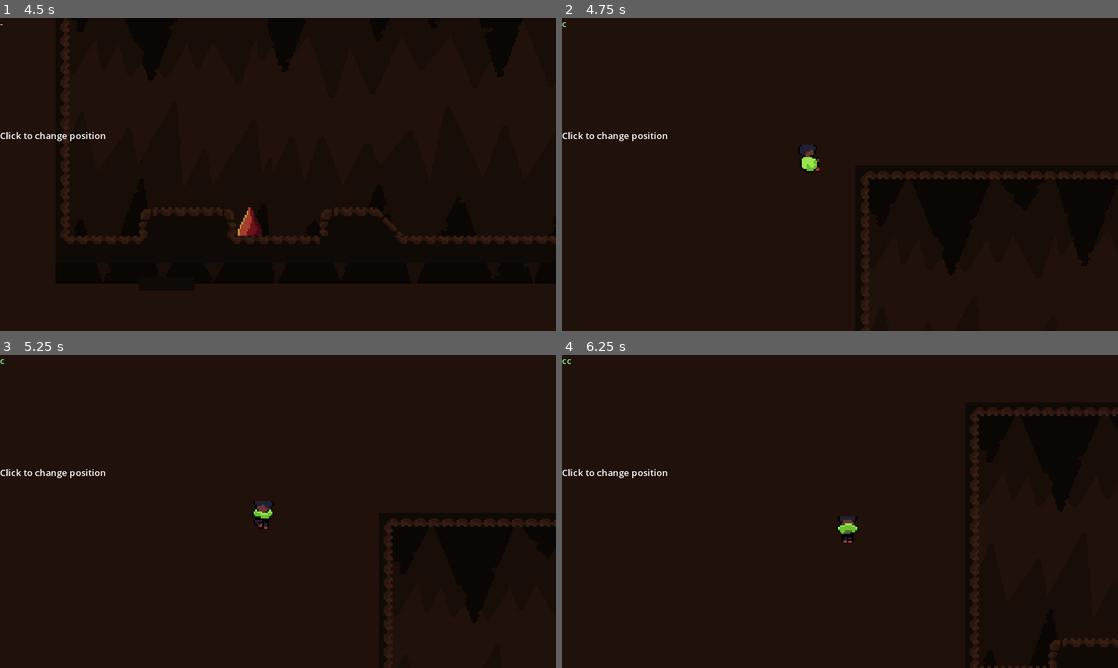
Above: before the commit, frames 1-4 (two rows, left to right).
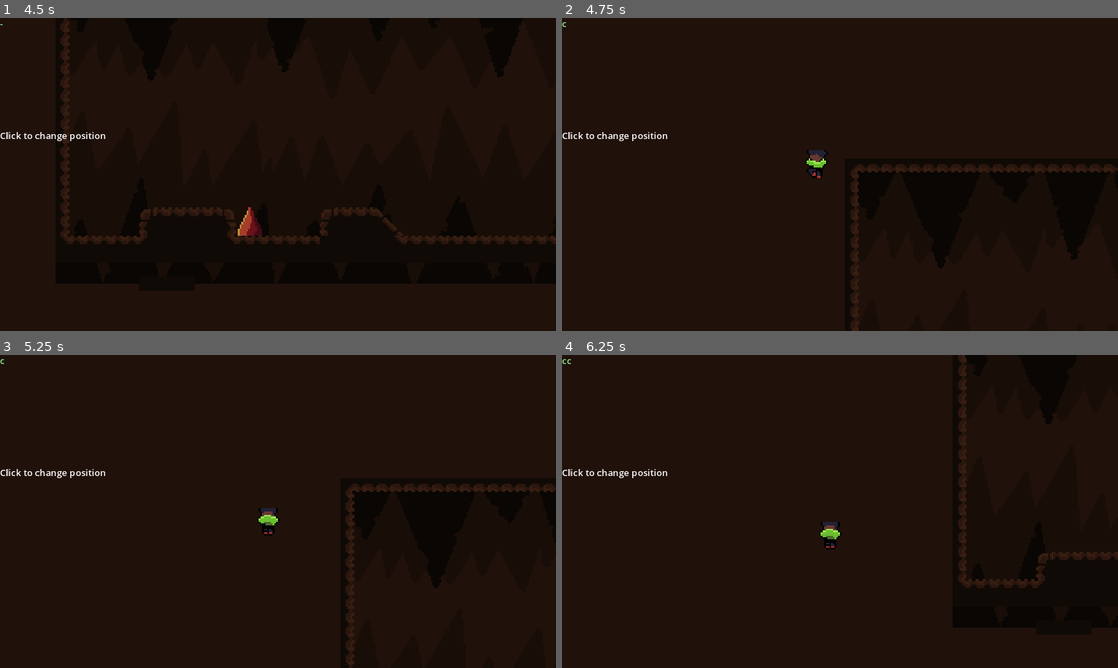
Above: after the commit, the same moments.

Repository: Omegalolchan/Cave_Runner
Game: Godot game, scene res://assets/Scenes/HighResDebugScene.tscn
Two runs of this game, one before a commit and one after it. Both use one fixed random seed, a clock stepped at 60 frames per second and the inputs below.
Inputs (mouse positions are in pixels of both pictures, inside the frame that each line leads up to):
- Up to frame 1 (4.5 s): tap Enter at 0.5 s; move the mouse to (400, 158) at 0.52 s; hold Right (moveRight) 0.53-1.28 s; hold Down (slide) 0.53-1.28 s; click (400, 158) at 0.67 s; tap C (jump) at 0.77, 1.52, 3.02, 3.77 s; move the mouse to (166, 190) at 1.27 s; hold Left (moveLeft) 1.28-2.03 s; tap Down (slide) at 1.35, 2.85, 4.35 s; move the mouse to (333, 105) at 2.02 s; hold Down (slide) 2.03-2.78 s; hold Right (moveRight) 2.03-3.53 s; move the mouse to (250, 237) at 2.77 s; click (250, 237) at 2.92 s; move the mouse to (444, 221) at 3.52 s; hold Down (slide) 3.53-4.28 s; hold Left (moveLeft) from 3.53 s (still down); tap ` (debug) at 4.15 s; move the mouse to (111, 127) at 4.27 s
- Up to frame 2 (4.75 s): keep holding Left (moveLeft); tap C (jump) at 4.52 s
- Up to frame 3 (5.25 s): keep holding Left (moveLeft); move the mouse to (305, 511) at 5.02 s; hold Down (slide) from 5.03 s (still down); click (305, 511) at 5.17 s
- Up to frame 4 (6.25 s): move the mouse to (756, 433) at 5.77 s; release Left (moveLeft) at 5.78 s; release Down (slide) at 5.78 s; hold Right (moveRight) from 5.78 s (still down); tap Down (slide) at 5.85 s; tap C (jump) at 6.02 s

Frame 1 is identical in both runs. In frame 2, 2.5% of the frame differs, in the area x 42-100%, y 40-100%; in frame 3, 0.9%; in frame 4, 1.2%.

Commit message:
made input not be detected when debug window is on

Diff:
--- a/assets/Scripts/Debug.gd
+++ b/assets/Scripts/Debug.gd
@@ -116,9 +116,11 @@
 func enable_disable_UI():
 	if on:
 		label_text = placeholder_text
+		Global.player.on = false
 		draw_on = true
 	else:
 		draw_on = false
+		Global.player.on = true
 		label_text = ""
 
 func run_external_script():
--- a/assets/Scripts/PlayerMovement.gd
+++ b/assets/Scripts/PlayerMovement.gd
@@ -6,6 +6,7 @@
 
 # VARIABLES {{{
 
+var on : bool
 @onready var tilemap0 : TileMapLayer = get_node('../Tilemap/Layer0')
 
 const WALK_SPEED = 50.0 / 60
@@ -43,6 +44,8 @@
 
 # INPUT {{{
 func GetInput():
+	if not on: return
+
 	var JumpInputPress = func():
 		jump_input = true
 		if on_floor:
